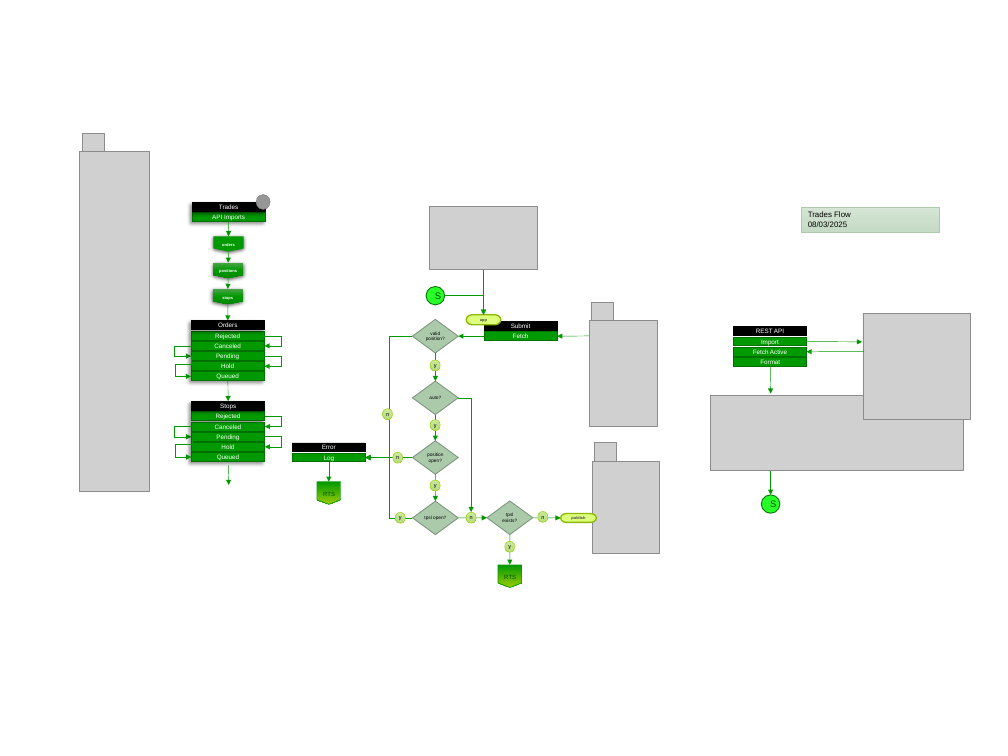
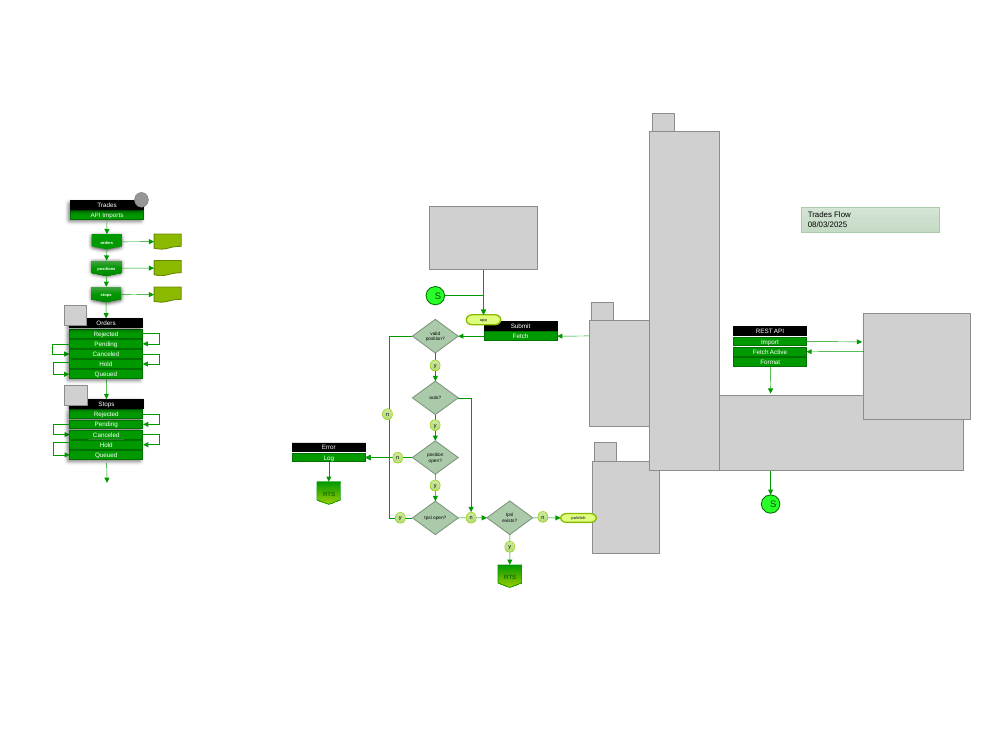
Before and after one commit to djorgens2/blofin-data, a slide deck: slide 10 of ~Documents/AppArchitecture.pptx. Drawn at 1008x756 pixels with LibreOffice and Linux fonts; fonts in the diff are those of the drawing; grey boxes stand for pictures; background and template pictures are left out. Boxes give left, top, right and bottom in pixels: in the first picture for what was removed or moved away, otherwise in the second. Text is boxed around its words. In the diff, an @@ line names an element or a change of style, - is before the commit and + after.

```diff
--- a/~Documents/AppArchitecture.pptx
+++ b/~Documents/AppArchitecture.pptx
@@ picture: place and size @@
-picture at (83, 134, 105, 154)
+picture at (652, 113, 674, 133)
@@ picture: place and size @@
-picture at (79, 152, 149, 491)
+picture at (650, 132, 719, 471)
@@ 2 arrows, 2 elbow arrows, 1 rectangle, 1 ellipse: place and size @@
-2 arrows, 2 elbow arrows, 1 rectangle, 1 ellipse at (175, 195, 270, 457)
+2 arrows, 2 elbow arrows, 1 rectangle, 1 ellipse at (53, 192, 148, 455)
@@ flow chart document added at (154, 234, 181, 249), fill #8AB900, outline #668900 1 pt @@
@@ arrow added from (122, 242) to (154, 242), #009900 0.5 pt @@
@@ arrow added from (122, 268) to (154, 268), #009900 0.5 pt @@
@@ flow chart document added at (154, 260, 181, 275), fill #8AB900, outline #668900 1 pt @@
@@ 8 rectangles, 6 elbow arrows, 4 arrows, 3 flow chart offpage connectors: place and size @@
-8 rectangles, 6 elbow arrows, 4 arrows, 3 flow chart offpage connectors at (175, 202, 281, 485)
+8 rectangles, 6 elbow arrows, 4 arrows, 3 flow chart offpage connectors at (53, 200, 159, 483)
@@ arrow added from (122, 294) to (154, 295), #009900 0.5 pt @@
@@ flow chart document added at (154, 287, 181, 302), fill #8AB900, outline #668900 1 pt @@
@@ picture added at (64, 306, 86, 326) @@
@@ rectangle "Orders": place and size @@
-rectangle "Orders" at (192, 321, 265, 329)
+rectangle "Orders" at (69, 318, 142, 327)
@@ rectangle "Canceled": place and size @@
-rectangle "Canceled" at (191, 341, 264, 350)
+rectangle "Canceled" at (69, 350, 142, 358)
@@ rectangle "Pending": place and size @@
-rectangle "Pending" at (191, 352, 264, 360)
+rectangle "Pending" at (69, 340, 142, 348)
@@ picture added at (65, 385, 87, 405) @@
@@ rectangle "Canceled": place and size @@
-rectangle "Canceled" at (192, 422, 265, 431)
+rectangle "Canceled" at (70, 430, 143, 439)
@@ rectangle "Pending": place and size @@
-rectangle "Pending" at (192, 432, 265, 441)
+rectangle "Pending" at (70, 420, 143, 429)
```
Also in this commit, not shown: 14 other files.
